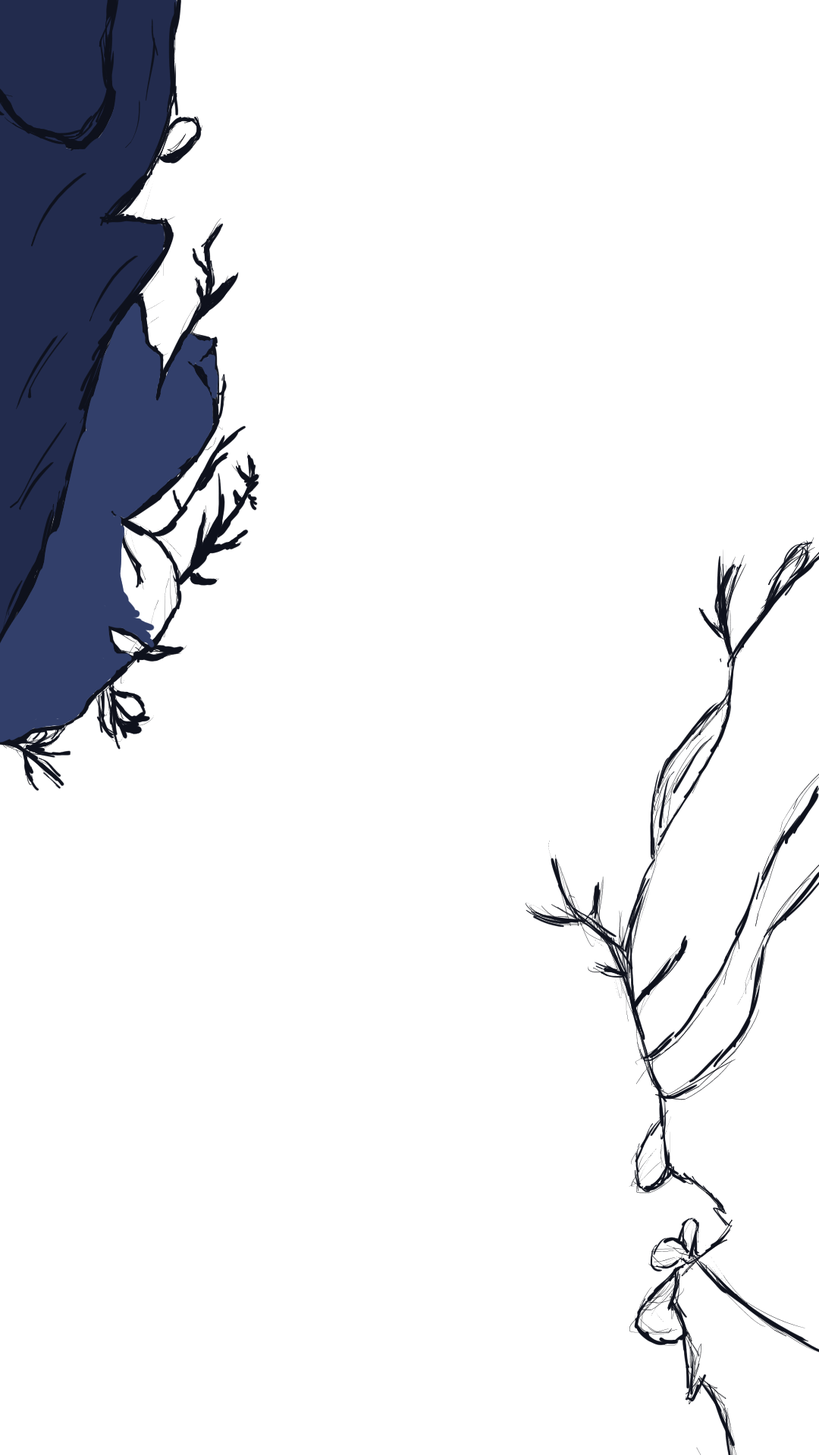
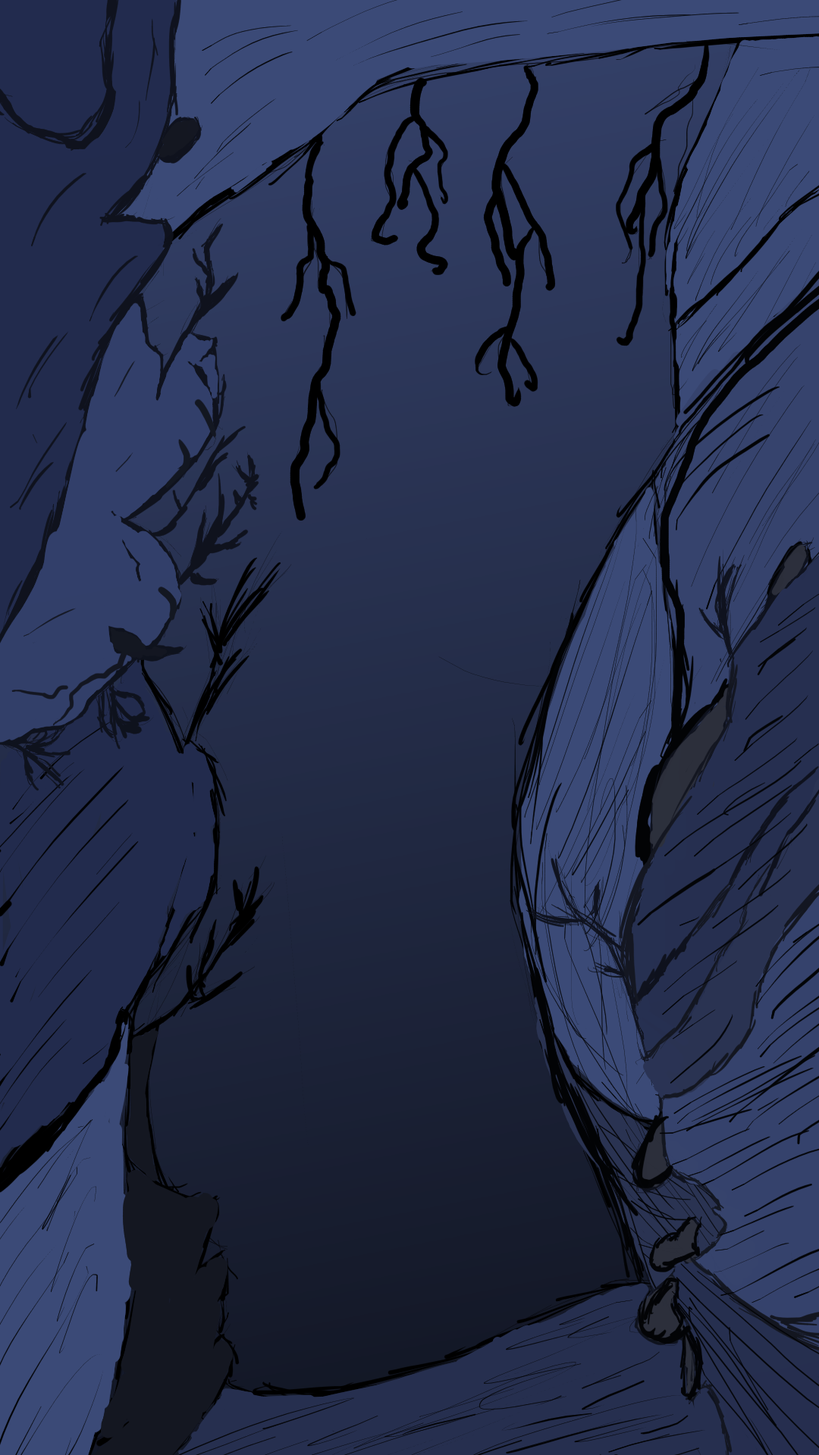
Layers edited between the first and the second w=819, h=1455 image:
"Paint Layer 1": opacity 100% → 98%, painted on it over left=0, top=0, right=819, bottom=1455
showed "Paint Layer 2", painted on it over left=0, top=0, right=819, bottom=1455
painted on "Background" over left=0, top=0, right=819, bottom=1455
